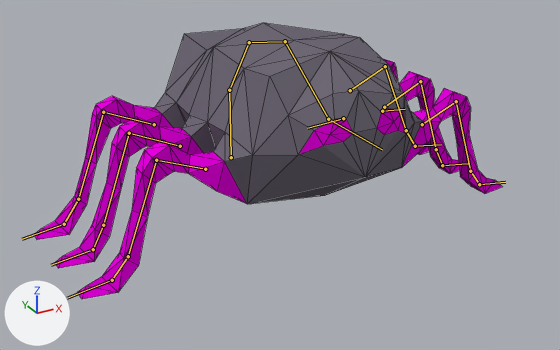
The Blender file ETTWHD/Assets/MODELS/DustlingPH.blend, before and after one commit.
Rendered twice from a 50 mm camera at (-0.391, -0.7, 0.391) aimed at (-0.02, -0.025, 0.053). Every picture has the same lights, and +X, +Y and +Z are marked at lower left. The bones that bend it are drawn over the model as lines. Mesh edges are drawn as thin lines.

The first picture shows 'DustlingBody'.
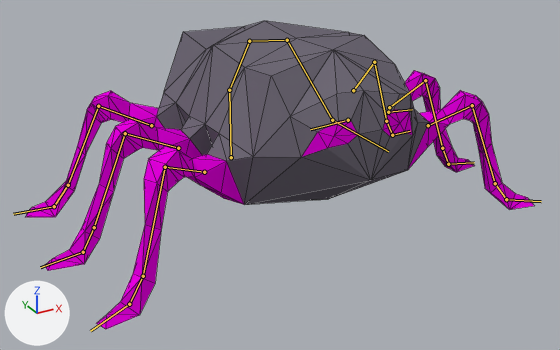
The newer file adds an action. The first version stands in its rest pose; the second is drawn at frame 1 of the action 'DustlingAttack'.

The change in detail:
Bone 'Tail' (bone_tail) is rescaled from (1.0, 1.0, 1.0) to (1.03, 1.03, 1.03).
Bone 'F_Leg_Control.L' (bone_f_leg_control_l) moves from (0.0, 0.0, 0.0) to (0.04, 0.0, 0.0).
Bone 'F_Leg_Control.L' (bone_f_leg_control_l) turns from (0, 0, 0) to (0, 0, -20) degrees about its own x, y and z.
Bone 'M_Leg_Control.L' (bone_m_leg_control_l) moves from (0.0, 0.0, 0.0) to (0.0, 0.01, 0.0).
Bone 'B_Leg_Control.L' (bone_b_leg_control_l) moves from (0.0, 0.0, 0.0) to (-0.04, 0.0, 0.0).
Bone 'B_Leg_Control.L' (bone_b_leg_control_l) turns from (0, 0, 0) to (0, 0, 20) degrees about its own x, y and z.
Bone 'F_Leg_Control.R' (bone_f_leg_control_r) moves from (0.0, 0.0, 0.0) to (-0.04, 0.0, 0.0).
Bone 'F_Leg_Control.R' (bone_f_leg_control_r) turns from (0, 0, 0) to (0, 0, 20) degrees about its own x, y and z.
Bone 'M_Leg_Control.R' (bone_m_leg_control_r) moves from (0.0, 0.0, 0.0) to (0.0, 0.01, 0.0).
Bone 'B_Leg_Control.R' (bone_b_leg_control_r) moves from (0.0, 0.0, 0.0) to (0.04, 0.0, 0.0).
Bone 'B_Leg_Control.R' (bone_b_leg_control_r) turns from (0, 0, 0) to (0, 0, -20) degrees about its own x, y and z.

Changed parts and their boxes (x1, y1, x2, y2) in the pictures (560 x 350 px):
'DustlingBody', posed (9% wider, 12% taller): before (34, 23, 502, 299); after (26, 21, 534, 329)
bone 'Tail', root to tip: before (229, 90) to (249, 42); after (229, 90) to (249, 41)
